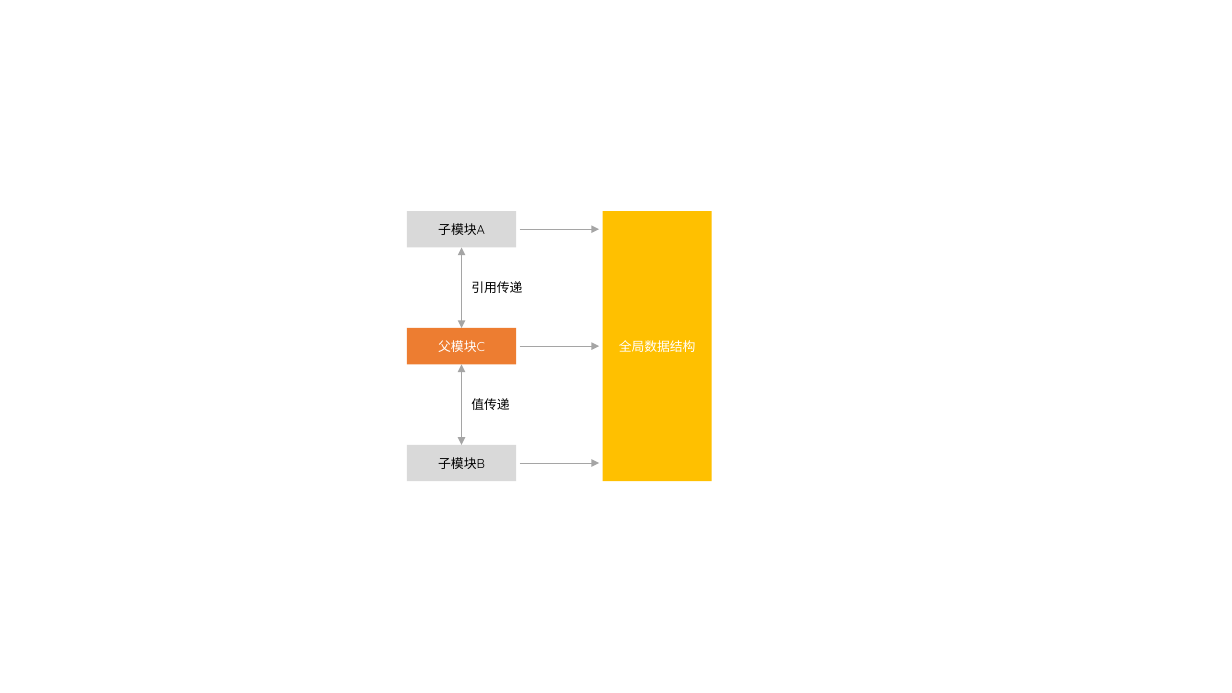
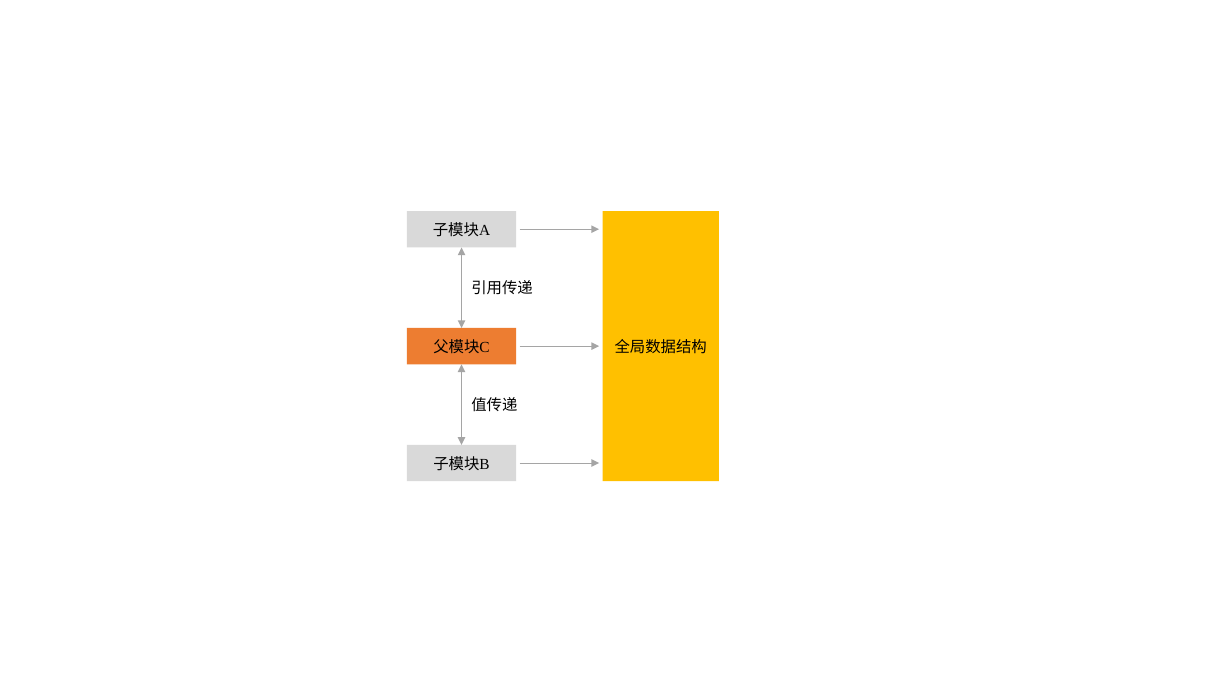
Before and after one commit to glplaman/glplaman.github.io, a slide deck: slide 14 of network/ppt/addressing.pptx. Drawn at 1232x693 pixels with LibreOffice and Linux fonts; fonts in the diff are those of the drawing. Boxes give left, top, right and bottom in pixels: in the first picture for what was removed or moved away, otherwise in the second. Text is boxed around its words. In the diff, an @@ line names an element or a change of style, - is before the commit and + after.

```diff
--- a/network/ppt/addressing.pptx
+++ b/network/ppt/addressing.pptx
@@ rectangle "全局数据结构" at [603, 211, 719, 481]: size 10 to 12 pt, font Quicksand to Times New Roman, text colour #FFFFFF to #000000 @@
@@ rectangle "全局数据结构": place and size @@
-rectangle "全局数据结构" at [603, 211, 712, 481]
+rectangle "全局数据结构" at [603, 211, 719, 481]
@@ rectangle "父模块C" at [407, 328, 516, 364]: size 10 to 12 pt, font Quicksand to Times New Roman, text colour #FFFFFF to #000000 @@
@@ size 10 to 12 pt, font Quicksand to Times New Roman in 4 elements at [407, 211, 516, 247], [407, 445, 516, 481], [471, 280, 533, 295], [471, 397, 517, 412] @@
```
Also in this commit, not shown: 32 other slides changed, 15 other files.
